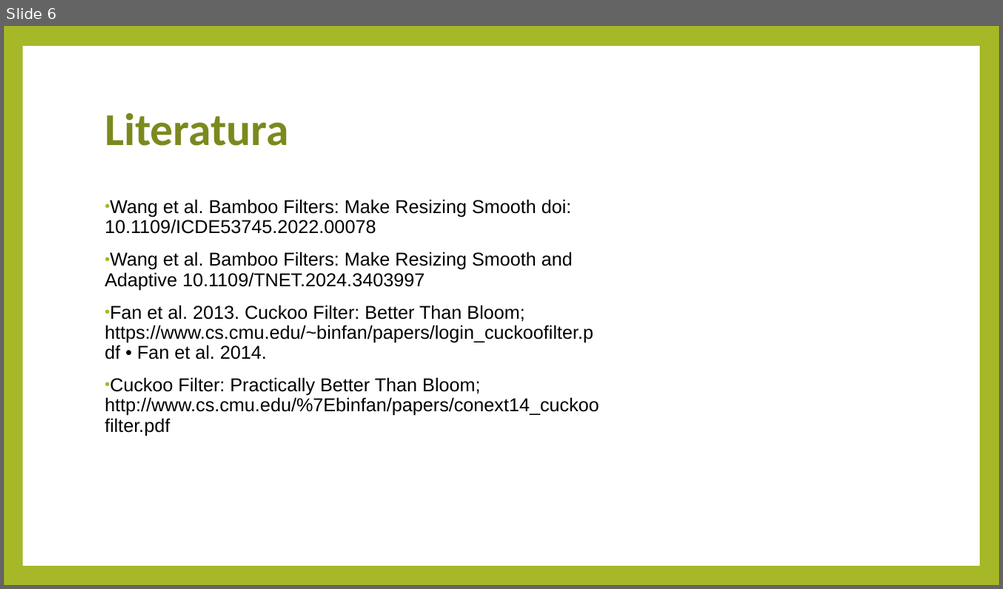
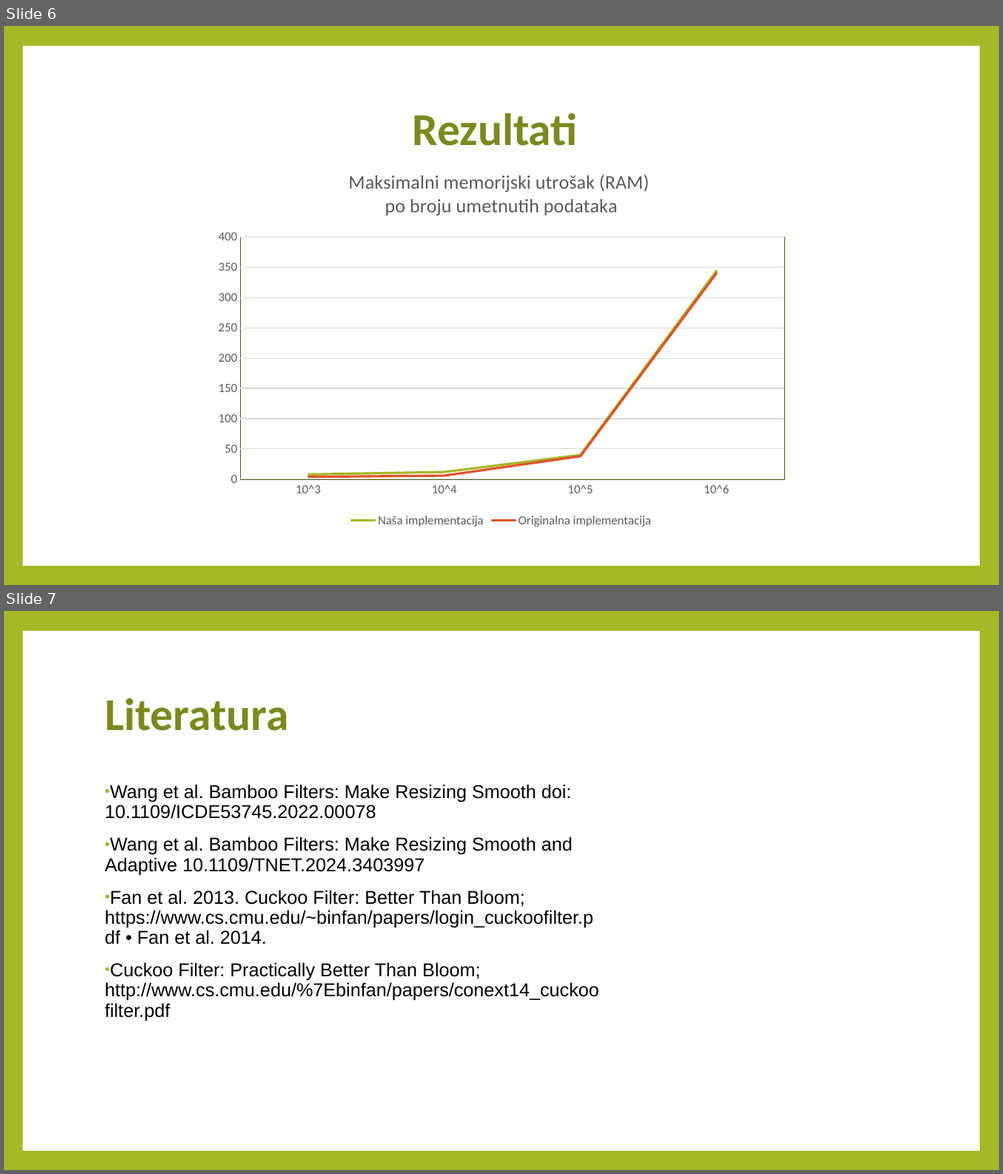
Before and after one commit to hrvojerados/bioinf, a slide deck: BambooFilterPreza.pptx. Shown one above the other, each under a label of ours: slide 6 before the commit, slides 6 and 7 after it. The pictures are 1003x589 and 1003x1174 pixels, drawn with LibreOffice and Linux fonts; fonts in the diff are those of the drawing. Boxes give left, top, right and bottom in pixels: in the first picture for what was removed or moved away, otherwise in the second. Text is boxed around its words. In the diff, an @@ line names an element or a change of style, - is before the commit and + after.

```diff
--- a/BambooFilterPreza.pptx
+++ b/BambooFilterPreza.pptx
@@ slide 6 added at [4,26,999,585], background #A6B727; not listed: 1 template element that a slide beside it also shows @@
@@ title added at [412,113,578,146], 44 pt, text #7D891D, bold @@
+Rezultati
@@ line chart added at [207,155,797,531] @@
+title "Maksimalni memorijski utrošak (RAM)  po broju umetnutih podataka "
+categories: 10^3, 10^4, 10^5, 10^6
+Naša implementacija: 10, 10, 40, 340
+Originalna implementacija: 0, 10, 40, 340
@@ what was slide 6 is now slide 7 @@
```
Also in this commit, not shown: 2 slides changed, 2 other slides added, 2 slides removed.
